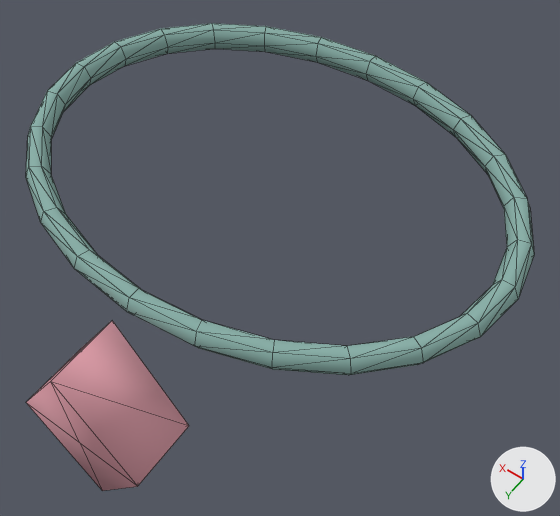
The glTF model public/assets/island/characters/wear/necklace_gem.glb as it was, and as the next commit left it.
One viewpoint serves both versions: a 50 mm lens placed at (-0.256, 0.343, 1.511), pointed at (-0.016, 0.008, 0.984). Every picture has the same lights, and +X, +Y and +Z are marked at lower right. The first picture is the older version. Mesh edges are drawn as thin lines.

In view in the first picture: 'BakedF1'.
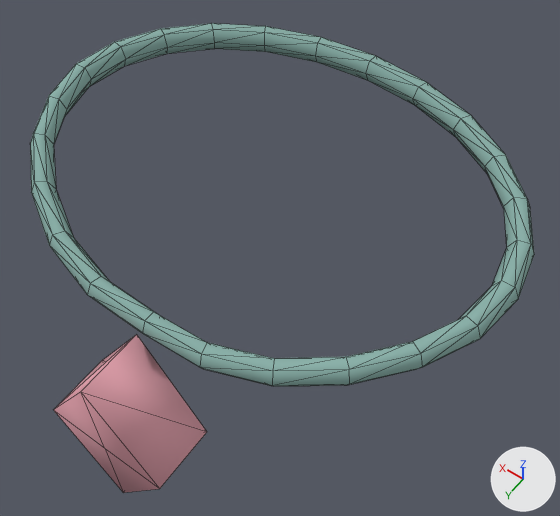
Where the change shows, as pixel boxes (x1, y1, x2, y2) in the pictures (560 x 516 px; the box of a moved part takes in the faces that stretch with it):
'BakedF1', reshaped
    before: (26, 23, 534, 491)
    after: (30, 23, 534, 493)
part 1 of me_mesh_0, moved or reshaped
    before: (26, 321, 189, 491)
    after: (54, 335, 207, 493)
part 2 of me_mesh_0, moved or reshaped
    before: (26, 42, 518, 375)
    after: (30, 42, 518, 386)

Edits to the bpy script that builds the scene:
```text
Change me_mesh_0:
    used by ob_bakedf1; location = (0.0, 0.0, 0.0)
    remove me_mesh_0.from_pydata(...)  # 154 vertices, 304 faces; spans x -0.211..0.211, y -0.163..0.232, z 0.9..1.085
    add me_mesh_0.from_pydata(...)  # 154 vertices, 304 faces; spans x -0.211..0.211, y -0.163..0.216, z 0.862..1.085
    me_mesh_0 part 1: the loose piece of 10 vertices spanning x -0.055..0.055, y 0.176..0.232, z 0.9..1.08 is moved by (0.0, -0.016, -0.038)
    me_mesh_0 part 2
    6 vertices in x 0.191..0.211, y 0.0, z 1.065..1.085 move by (0.0, 0.0, -0.001)
    6 vertices in x -0.178..0.204, y 0.037..0.079, z 1.075..1.085 move by (0.0, 0.0, -0.005)
    6 vertices in x -0.183..0.199, y 0.039..0.082, z 1.065..1.075 move by (0.0, 0.0, -0.006)
    4 vertices in x 0.165..0.183, y 0.072..0.082, z 1.075..1.085 move by (0.0, 0.0, -0.008)
    4 vertices in x 0.135..0.149, y 0.102..0.115, z 1.075..1.085 move by (0.0, 0.0, -0.017)
    4 vertices in x 0.096..0.105, y 0.125..0.141, z 1.065..1.075 move by (0.0, 0.0, -0.027)
    42 vertices move from x -0.204..0.178, y 0.037..0.163, z 1.065..1.085 to x -0.204..0.178, y 0.037..0.155, z 1.027..1.083
```
